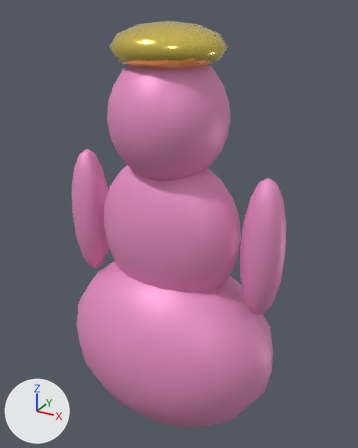
One commit to the glTF model public/models/starters/princess.glb: the scene before it, then after it.
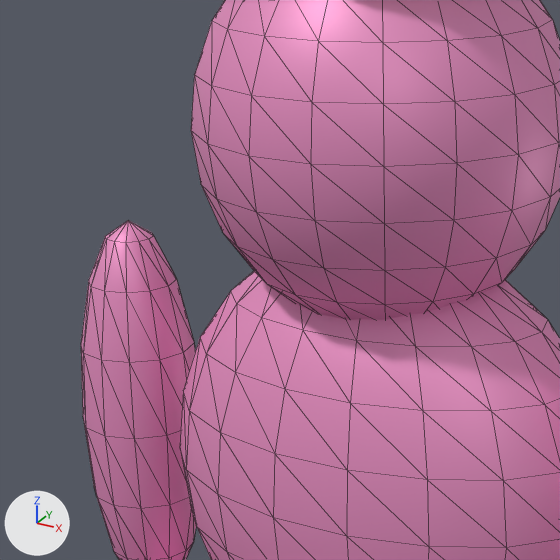
There are two pictures of each version: one whole from a 50 mm lens placed at (0.973, -1.687, 1.018), pointed at (0.017, 0.051, 0.149), one close up on the part from 13% to 63% of the width and 17% to 58% of the height. The lights are fixed; the arrows at lower left show +X, +Y and +Z. The older version's two pictures come first. The close-ups show mesh edges as thin lines.

Objects in the first close-up: 'ArmLeft', 'Head', 'Torso'.
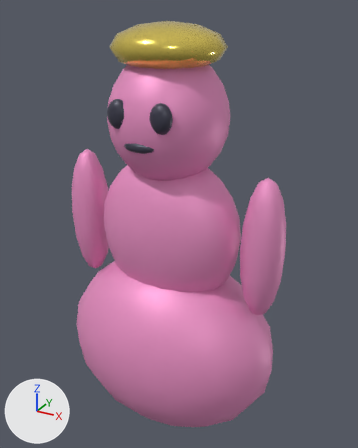
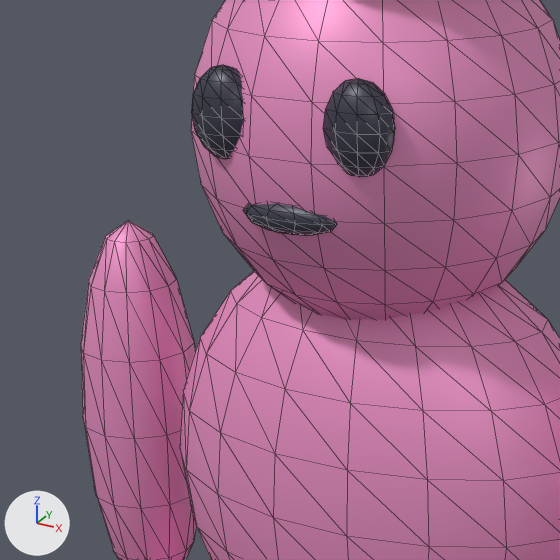
What differs and where, as boxes [x1, y1, x2, y2] in the close-ups (560 x 560 px):
'EyeRight', added: after [323, 78, 395, 177]
'EyeLeft', added: after [191, 65, 244, 159]
'Mouth', added: after [243, 204, 337, 236]

What the commit changed:
Material 'Face Dark' (mat_face_dark) is new.
Its base color is (0.05, 0.05, 0.08) (greyish blue #3f3f50).
Its metallic is 0.2.
Its roughness is 0.4.
Mesh me_mouth is new.
It is a UV sphere (10 segments, 6 rings, poles along z) spanning x -0.065..0.065, y -0.239..-0.201, z 0.53..0.57.
It uses material mat_face_dark (greyish blue #3f3f50).
Mesh me_eyeright is new.
It is a UV sphere (10 segments, 8 rings, poles along z) spanning x 0.045..0.135, y -0.2385..-0.1815, z 0.605..0.715.
It uses material mat_face_dark (greyish blue #3f3f50).
Mesh me_eyeleft is new.
It is a UV sphere (10 segments, 8 rings, poles along z) spanning x -0.135..-0.045, y -0.2385..-0.1815, z 0.605..0.715.
It uses material mat_face_dark (greyish blue #3f3f50).
Object 'Mouth' (ob_mouth) is new; it shows me_mouth.
Its location is (0.0, 0.0, 0.0).
Object 'EyeRight' (ob_eyeright) is new; it shows me_eyeright.
Its location is (0.0, 0.0, 0.0).
Object 'EyeLeft' (ob_eyeleft) is new; it shows me_eyeleft.
Its location is (0.0, 0.0, 0.0).
